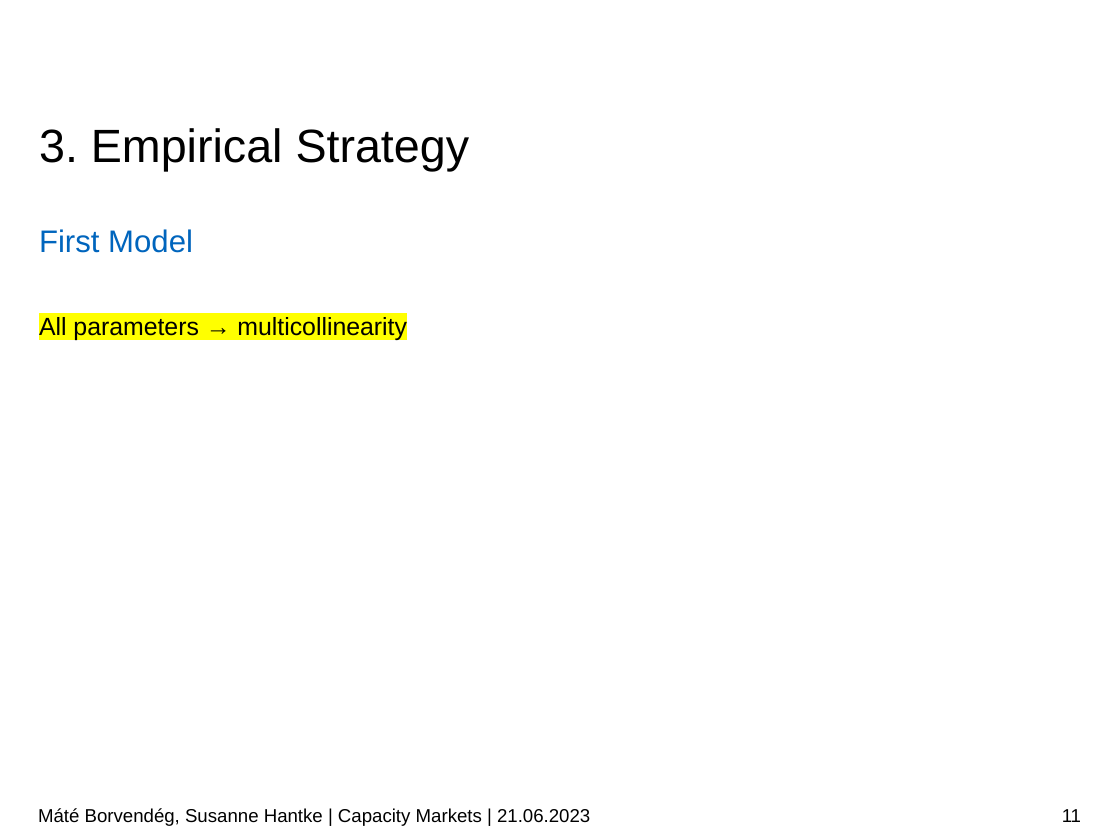
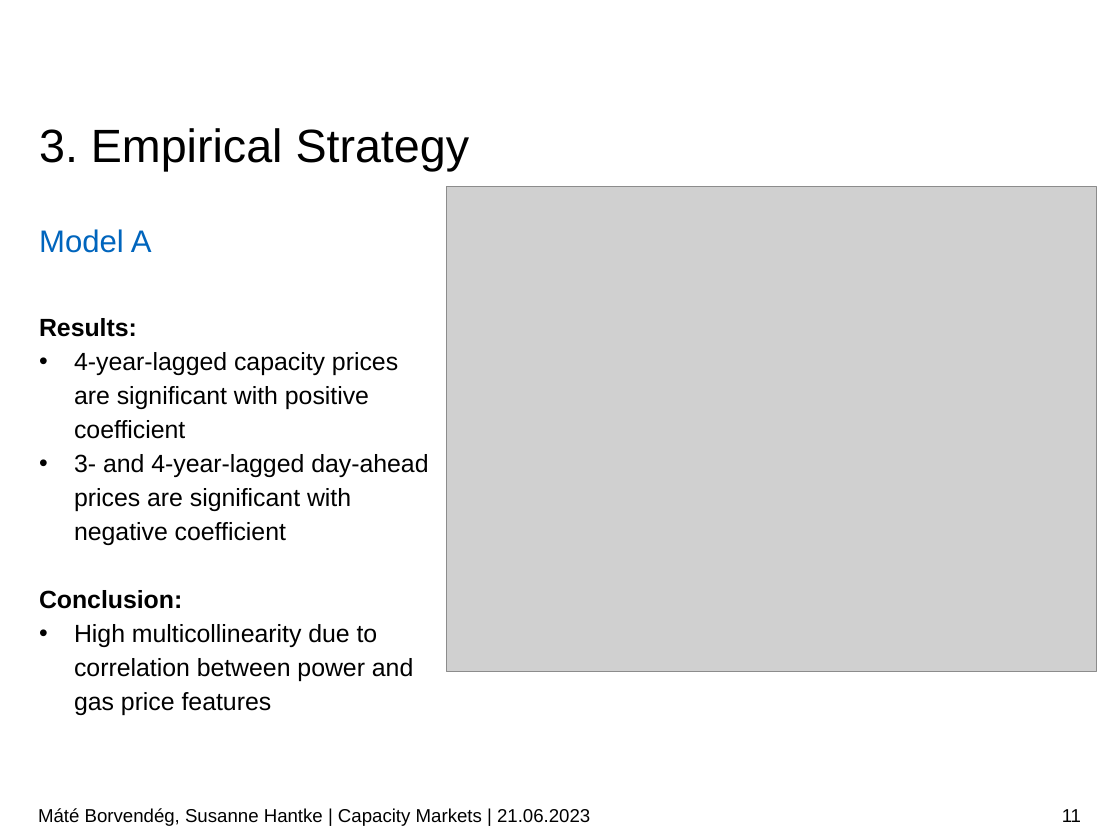
Before and after one commit to borvendegmate/tum_power_system_economics, a slide deck: slide 11 of Final_Presentation_Borvendeg_Hantke.pptx. Drawn at 1120x840 pixels with LibreOffice and Linux fonts; fonts in the diff are those of the drawing; grey boxes stand for pictures; background and template pictures are left out. Boxes give left, top, right and bottom in pixels: in the first picture for what was removed or moved away, otherwise in the second. Text is boxed around its words. In the diff, an @@ line names an element or a change of style, - is before the commit and + after.

```diff
--- a/Final_Presentation_Borvendeg_Hantke.pptx
+++ b/Final_Presentation_Borvendeg_Hantke.pptx
@@ picture added at <box>447,187,1096,672</box> @@
@@ text at <box>39,229,152,253</box>: text changed @@
-First Model
+Model A
@@ text removed at <box>39,317,407,341</box> @@
-All parameters → multicollinearity
@@ text added at <box>39,318,428,715</box>, 16 pt, text #000000 @@
+Results:
+• 4-year-lagged capacity prices are significant with positive coefficient
+• 3- and 4-year-lagged day-ahead prices are significant with negative coefficient
+Conclusion:
+• High multicollinearity due to correlation between power and gas price features
```
Also in this commit, not shown: 3 other slides changed, 2 slides added, 2 other files.
